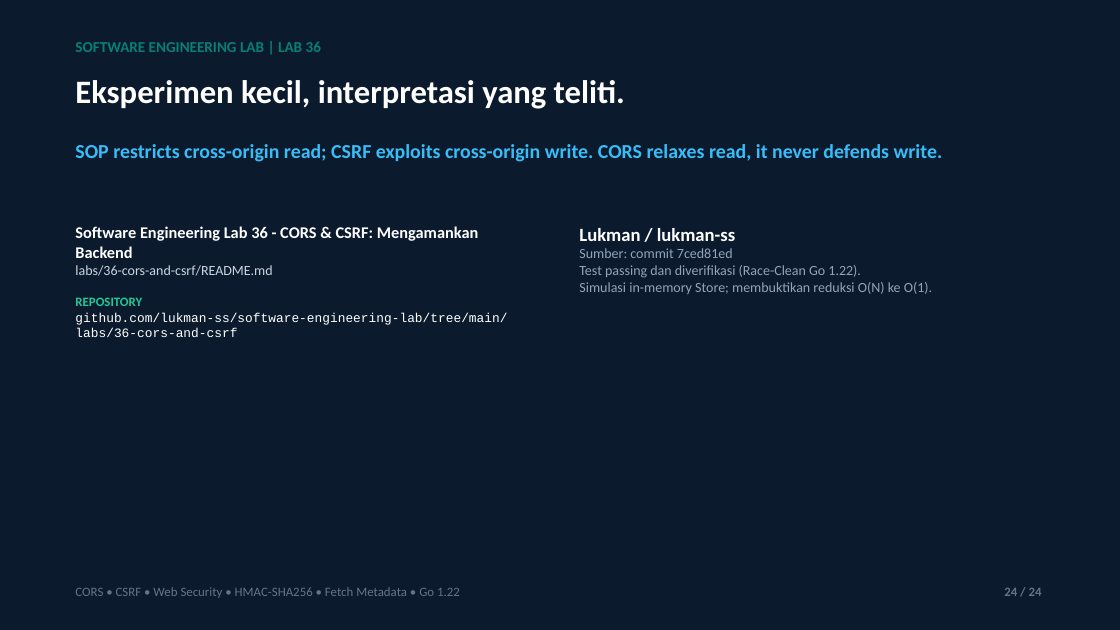
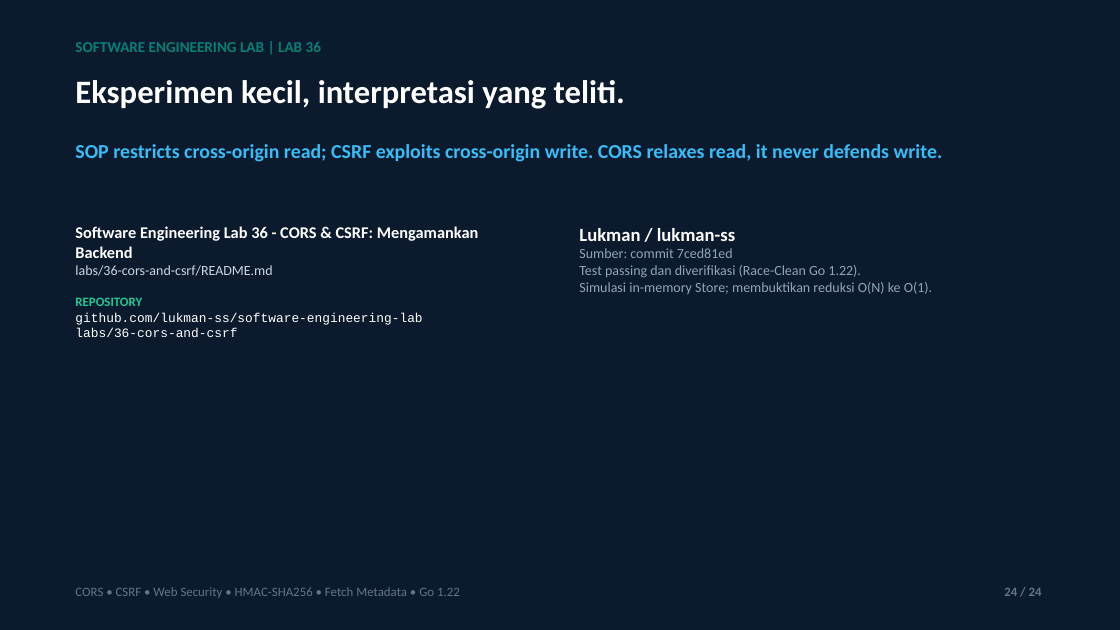
Before and after one commit to lukman-ss/software-engineering-lab, a slide deck: slide 24 of labs/36-cors-and-csrf/result/linkedin/lab-36-cors-and-csrf-carousel.pptx. Drawn at 1120x630 pixels with LibreOffice and Linux fonts; fonts in the diff are those of the drawing. Boxes give left, top, right and bottom in pixels: in the first picture for what was removed or moved away, otherwise in the second. Text is boxed around its words. In the diff, an @@ line names an element or a change of style, - is before the commit and + after.

```diff
--- a/labs/36-cors-and-csrf/result/linkedin/lab-36-cors-and-csrf-carousel.pptx
+++ b/labs/36-cors-and-csrf/result/linkedin/lab-36-cors-and-csrf-carousel.pptx
@@ text at bbox=[75, 313, 422, 337]: text changed @@
-github.com/lukman-ss/software-engineering-lab/tree/main/labs/36-cors-and-csrf
+github.com/lukman-ss/software-engineering-lab
+labs/36-cors-and-csrf
```
Also in this commit, not shown: 1 other slide changed, 7 other files.
